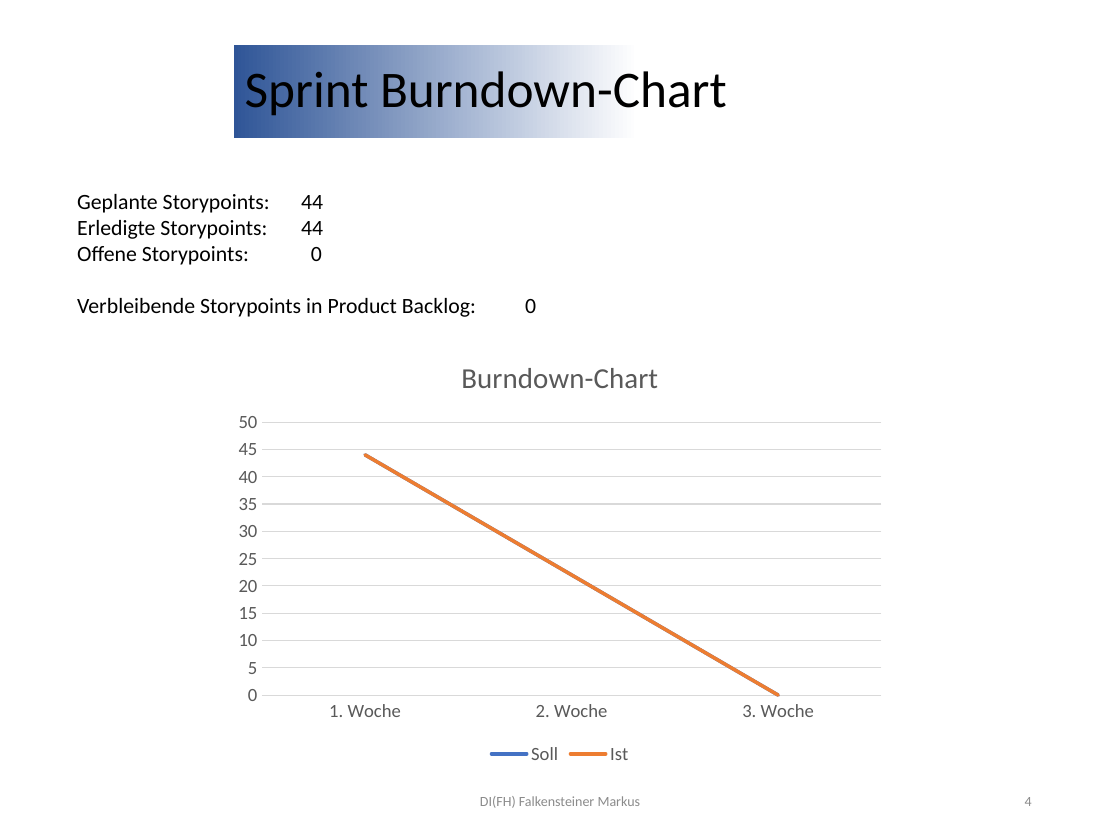
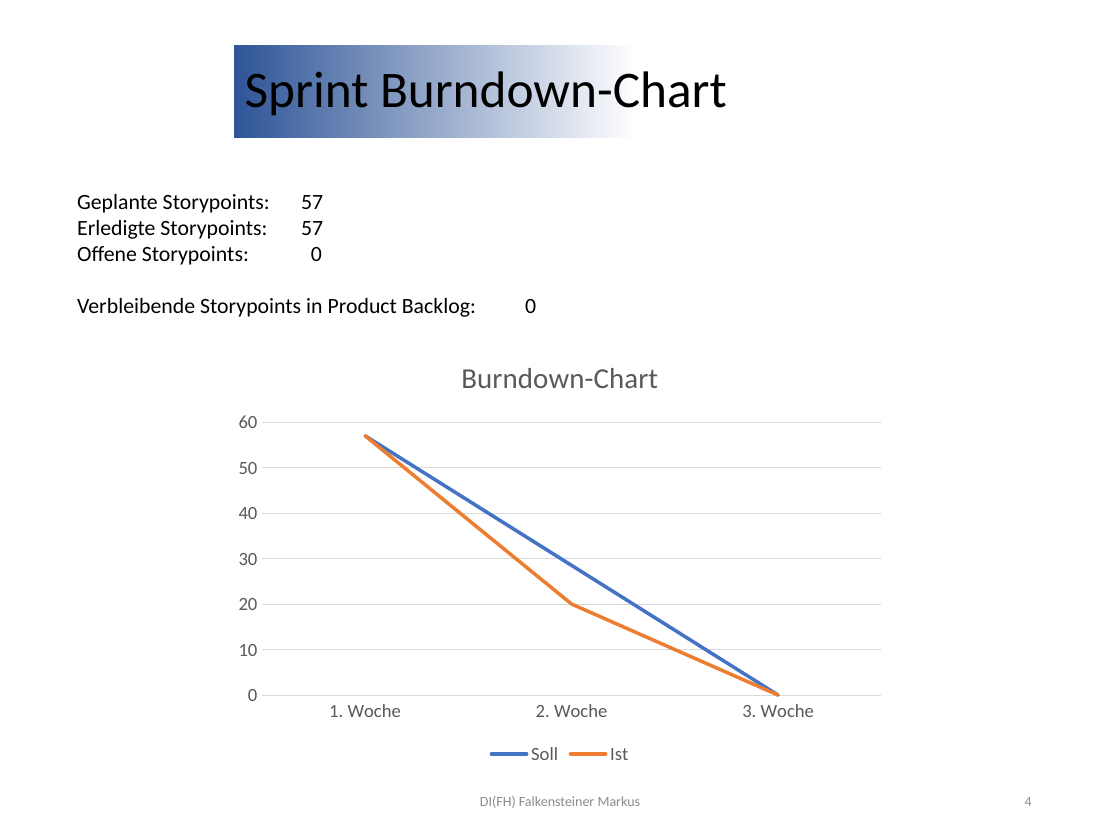
Before and after one commit to Mbot2-Group5/Dokumente, a slide deck: slide 4 of SprintReview-5.pptx. Drawn at 1120x840 pixels with LibreOffice and Linux fonts; fonts in the diff are those of the drawing; background and template pictures are left out. Boxes give left, top, right and bottom in pixels: in the first picture for what was removed or moved away, otherwise in the second. Text is boxed around its words. In the diff, an @@ line names an element or a change of style, - is before the commit and + after.

Commit message:
Update Sprint 5

```diff
--- a/SprintReview-5.pptx
+++ b/SprintReview-5.pptx
@@ line chart at box(225, 340, 895, 769) @@
@@ Soll, 1. Woche: 44 to 57 @@
@@ Soll, 2. Woche: 22 to 28 @@
@@ Ist, 1. Woche: 44 to 57 @@
@@ Ist, 2. Woche: 22 to 20 @@
```
Also in this commit, not shown: 4 other slides changed, 1 other file.
